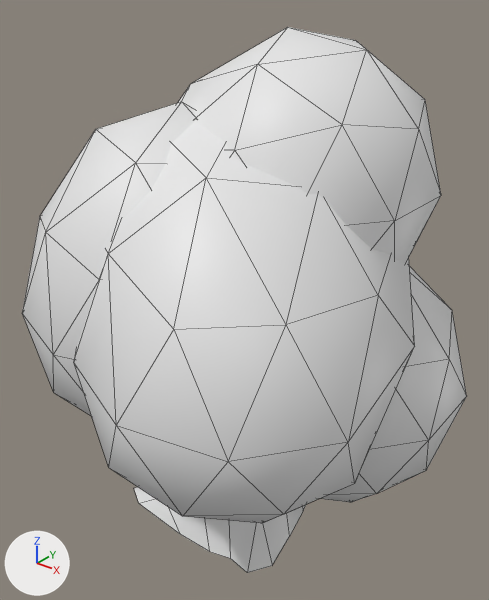
One commit to the FBX model MonkeyMadness/Assets/Art/Koegame/B2/tree smol.fbx: the scene before it, then after it.
Both versions are drawn from a 50 mm camera at (4.11, -4.85, 6.05) aimed at (-0.09, 0.39, 2.8). The axes (+X, +Y, +Z) are drawn at lower left. The lights are the same throughout. Mesh edges are drawn as thin lines. Where no turn or scale is listed for an object, it has been applied to the vertices.

Objects in the first picture: 'tree smol'.
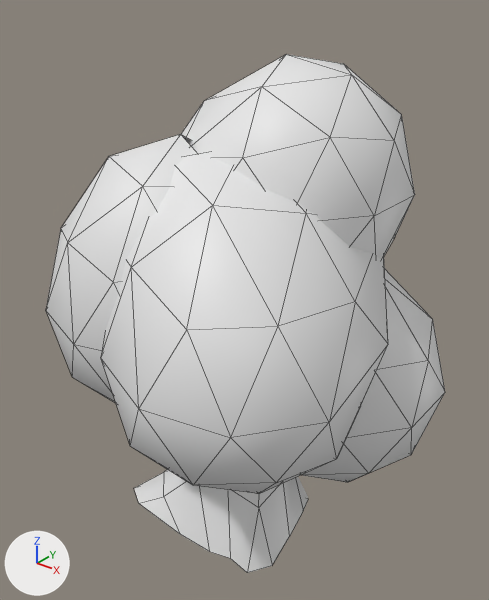
What differs and where, as boxes [x1, y1, x2, y2] in the pictures (489 x 600 px):
```json
{"object": "tree smol", "change": "reshaped", "before": [22, 27, 467, 573], "after": [46, 54, 445, 573], "on screen": "10% narrower"}
{"part": 1, "of": "me_icosphere", "change": "deleted", "before": [320, 266, 467, 502]}
{"part": 2, "of": "me_icosphere", "change": "deleted", "before": [178, 27, 441, 264]}
{"part": 3, "of": "me_icosphere", "change": "deleted", "before": [74, 121, 415, 523]}
{"part": 4, "of": "me_icosphere", "change": "deleted", "before": [22, 102, 195, 416]}
```

Edits to the scene script, one JSON object a line:
```json
{"block": "me_icosphere", "where": "me_icosphere.from_pydata(...)  # 407 vertices, 573 faces; spans x -2.34..2.16, y -2.11..2.89, z 0.0..5.58"}
{"block": "me_icosphere", "where": "# used by ob_tree_smol; location = (0.0, 0.0, 0.0)"}
{"block": "me_icosphere", "change": "me_icosphere part 1: the loose piece of 34 vertices spanning x -0.76..2.16, y -0.48..2.55, z 0.37..3.6 is deleted"}
{"block": "me_icosphere", "change": "me_icosphere part 2: the loose piece of 33 vertices spanning x -1.8..1.68, y -0.8..2.2, z 2.85..5.58 is deleted"}
{"block": "me_icosphere", "change": "me_icosphere part 3: the loose piece of 32 vertices spanning x -0.84..2.12, y -2.11..1.33, z 1.05..4.94 is deleted"}
{"block": "me_icosphere", "change": "me_icosphere part 4: the loose piece of 28 vertices spanning x -1.98..0.54, y -1.79..0.56, z 1.18..4.99 is deleted"}
{"op": "remove", "block": "me_icosphere", "code": "me_icosphere.materials.append(mat_material_010)  # white #e7e7e7"}
```
